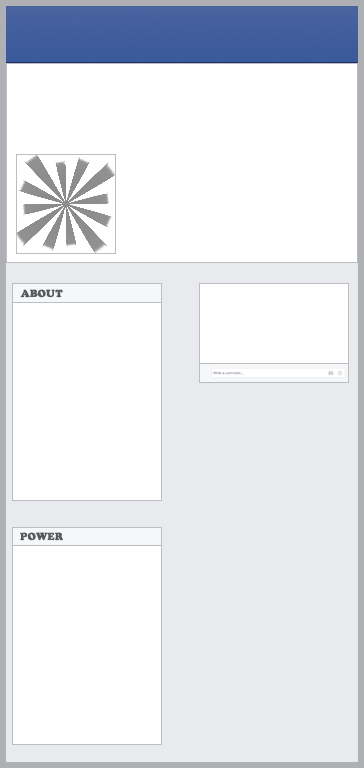
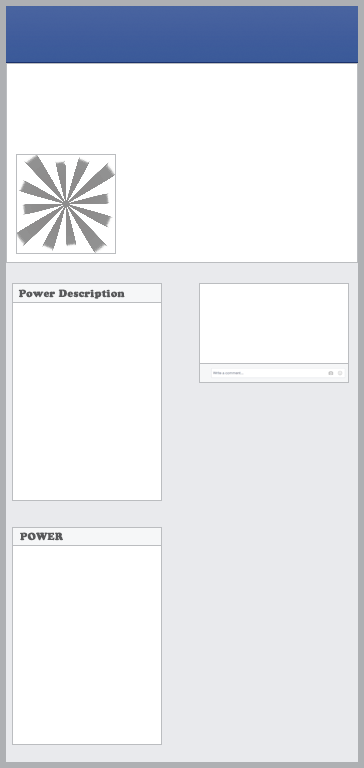
The second 364px x 768px image is a revision of the first. Changes to its layers:
renamed "ABOUT" to "Power Description", painted on it over [18, 289, 125, 299]
